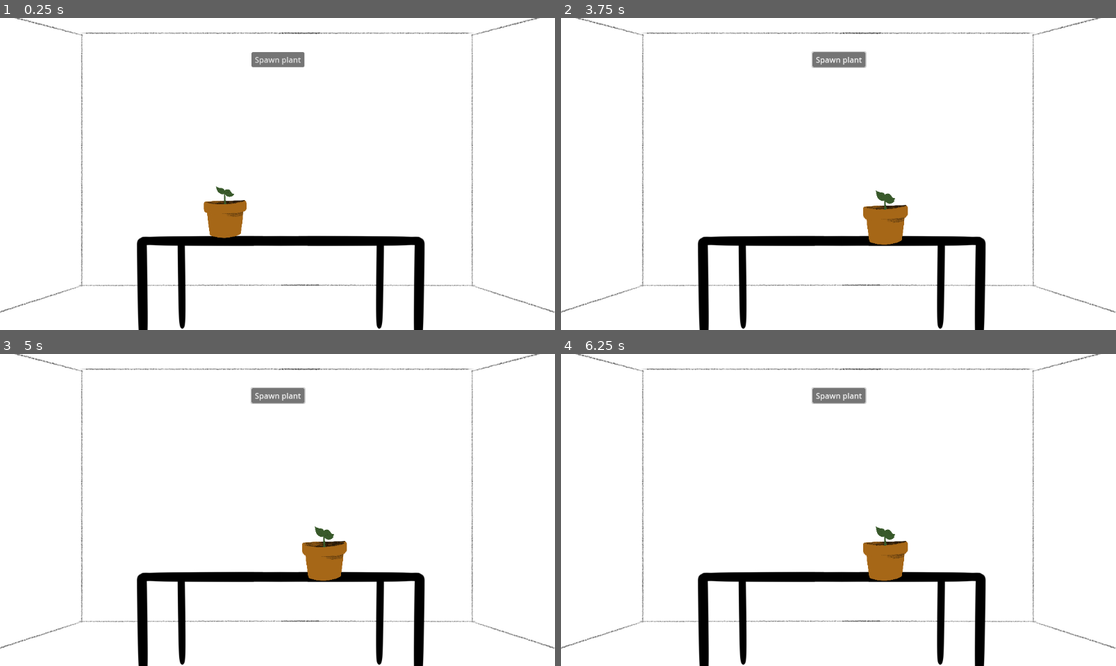
Above: before the commit, frames 1-4 (two rows, left to right).
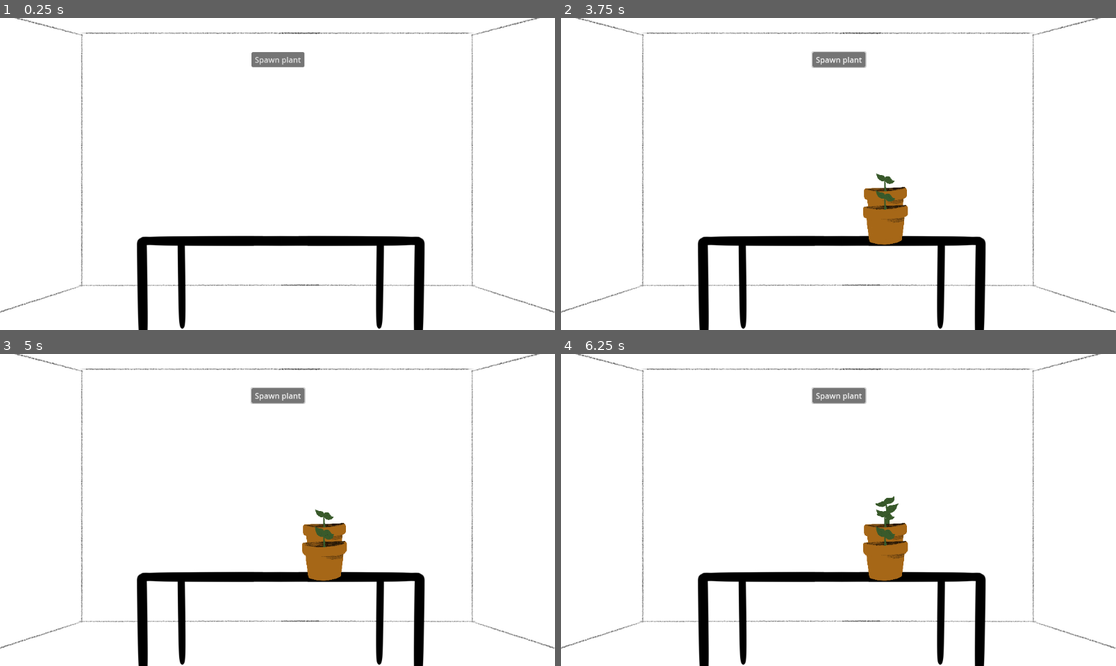
Above: after the commit, the same moments.

Repository: BluArch/planters
Game: Godot game, scene res://scenes/game_screen.tscn
Two runs of this game, one before a commit and one after it. Both use one fixed random seed, a clock stepped at 60 frames per second and the inputs below.
Inputs (mouse positions are in pixels of both pictures, inside the frame that each line leads up to):
- Up to frame 1 (0.25 s): no input
- Up to frame 2 (3.75 s): click "Spawn plant" at 0.5 s; click "Spawn plant" at 1.25 s; click "Spawn plant" at 2 s; tap Enter at 2.75 s; move the mouse to (783, 217) at 2.77 s; press the mouse at (783, 217) at 2.78 s; tap Space at 3.5 s; move the mouse to (882, 223) at 3.52 s; release the mouse at (882, 223) at 3.53 s; click (882, 223) at 3.6 s
- Up to frame 3 (5 s): tap Enter at 4.25 s; press the mouse at (321, 559) at 4.28 s
- Up to frame 4 (6.25 s): tap Space at 5 s; release the mouse at (882, 559) at 5.03 s; click (882, 559) at 5.1 s; press the mouse at (882, 559) at 5.78 s

The runs differ from the first frame. In frame 1, 0.8% of the frame differs, in the area x 36-45%, y 53-71%; in frame 2, 0.4%; in frame 3, 0.4%; in frame 4, 0.5%.

Commit message:
plants grow now

Diff:
--- a/scenes/game_screen.tscn
+++ b/scenes/game_screen.tscn
@@ -1,7 +1,6 @@
-[gd_scene load_steps=5 format=3 uid="uid://mq7ytg81a7ri"]
+[gd_scene load_steps=4 format=3 uid="uid://mq7ytg81a7ri"]
 
 [ext_resource type="Texture2D" uid="uid://djw3xxso6rpyv" path="res://assets/room.jpeg" id="1_ltgdq"]
-[ext_resource type="PackedScene" uid="uid://cs8byd3a2fa87" path="res://scenes/plant_jar.tscn" id="2_au7le"]
 [ext_resource type="PackedScene" uid="uid://btuysi563f1bn" path="res://scenes/drop_zone.tscn" id="3_guhnx"]
 [ext_resource type="Script" path="res://scripts/button.gd" id="4_31phr"]
 
@@ -14,11 +13,8 @@
 [node name="Camera2D" type="Camera2D" parent="Sprite2D"]
 rotation = 0.22632
 
-[node name="plant_jar" parent="." instance=ExtResource("2_au7le")]
-position = Vector2(-110, 133)
-
 [node name="drop_zone" parent="." instance=ExtResource("3_guhnx")]
-position = Vector2(8.93799, 136.777)
+position = Vector2(1.52588e-05, 137)
 scale = Vector2(30, 5)
 skew = 1.07512
 
--- a/scenes/plant_jar.tscn
+++ b/scenes/plant_jar.tscn
@@ -22,9 +22,15 @@
 position = Vector2(0, 1)
 shape = SubResource("CircleShape2D_0ggb1")
 
+[node name="Timer" type="Timer" parent="Sprite2D"]
+wait_time = 5.0
+one_shot = true
+autostart = true
+
 [connection signal="body_entered" from="Sprite2D/Area2D" to="." method="_on_area_2d_body_entered"]
 [connection signal="body_exited" from="Sprite2D/Area2D" to="." method="_on_area_2d_body_exited"]
 [connection signal="input_event" from="Sprite2D/Area2D" to="." method="_on_area_2d_input_event"]
 [connection signal="input_event" from="Sprite2D/Area2D" to="Sprite2D/Area2D/CollisionShape2D" method="_on_area_2d_input_event"]
 [connection signal="mouse_entered" from="Sprite2D/Area2D" to="." method="_on_area_2d_mouse_entered"]
 [connection signal="mouse_exited" from="Sprite2D/Area2D" to="." method="_on_area_2d_mouse_exited"]
+[connection signal="timeout" from="Sprite2D/Timer" to="." method="_on_timer_timeout"]
--- a/scripts/button.gd
+++ b/scripts/button.gd
@@ -7,4 +7,3 @@
 	instance.position.x = 150
 	instance.position.y = 400
 	add_child(instance)
-	print("spawned!")
--- a/scripts/draganddrop.gd
+++ b/scripts/draganddrop.gd
@@ -1,4 +1,6 @@
 extends Node2D
+
+var grown_plant_texture = preload("res://assets/big.png")
 
 var draggable = false
 var is_inside_dropable = false
@@ -53,3 +55,7 @@
 	# Update that object is no longer in a drop zone
 	if body.is_in_group("drop_zone"):
 		is_inside_dropable = false
+
+
+func _on_timer_timeout():
+	$Sprite2D.set_texture(grown_plant_texture)
